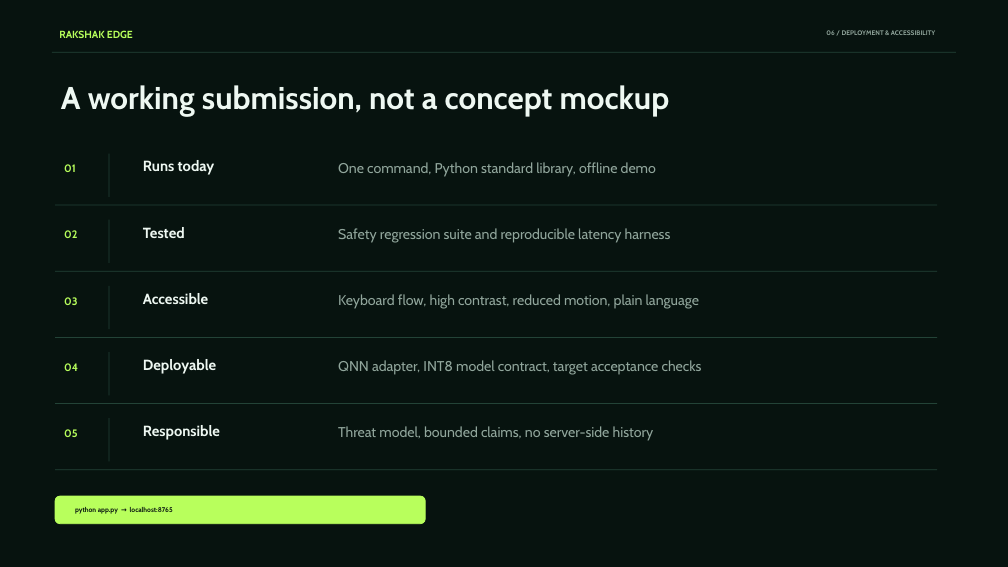
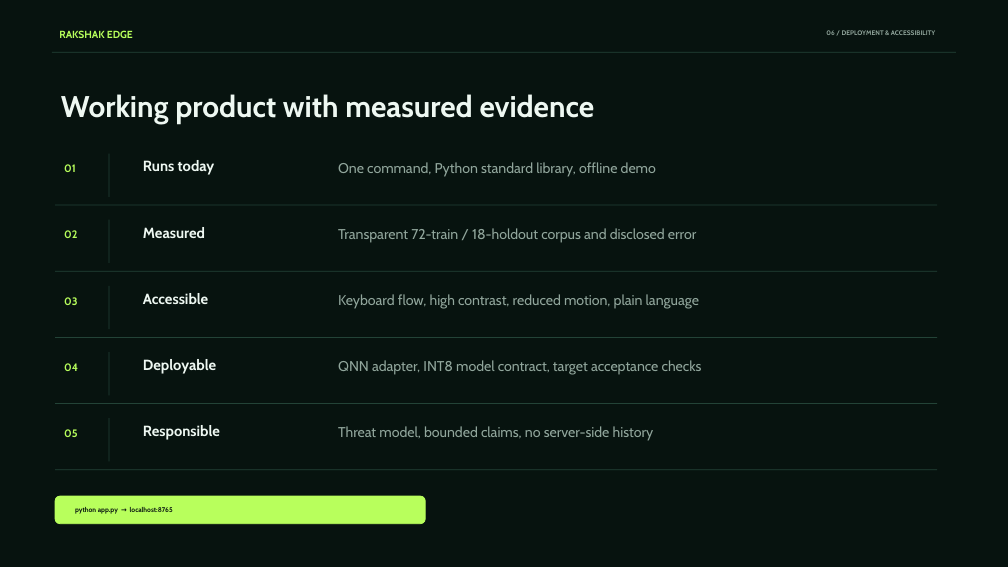
Before and after one commit to Hari2726h/Snapdragon-AI-Lab-Build-Present-Challenge-, a slide deck: slide 7 of submission/Rakshak_Edge_Pitch.pptx. Drawn at 1008x567 pixels with LibreOffice and Linux fonts; fonts in the diff are those of the drawing. Boxes give left, top, right and bottom in pixels: in the first picture for what was removed or moved away, otherwise in the second. Text is boxed around its words. In the diff, an @@ line names an element or a change of style, - is before the commit and + after.

Commit message:
Upgrade Rakshak Edge with trained local AI model

```diff
--- a/submission/Rakshak_Edge_Pitch.pptx
+++ b/submission/Rakshak_Edge_Pitch.pptx
@@ text at bbox=[61, 94, 595, 123]: text changed; size 30 to 28.5 pt @@
-A working submission, not a concept mockup
+Working product with measured evidence
@@ text at bbox=[143, 227, 205, 238]: text changed @@
-Tested
+Measured
@@ text at bbox=[338, 228, 696, 243]: text changed @@
-Safety regression suite and reproducible latency harness
+Transparent 72-train / 18-holdout corpus and disclosed error
```
Also in this commit, not shown: 3 other slides changed, 20 other files.
